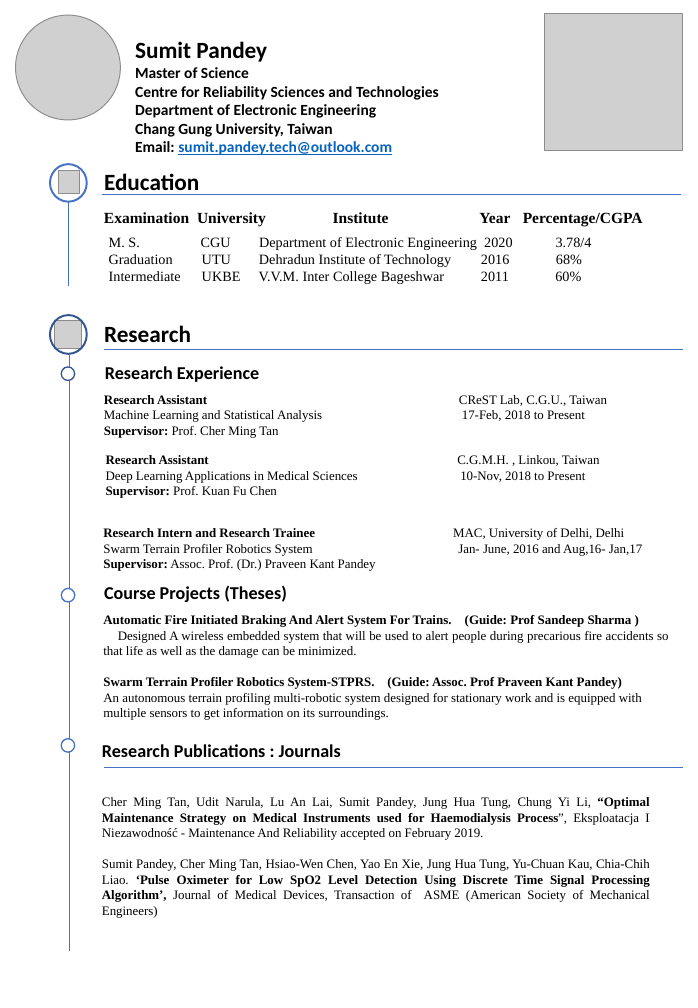
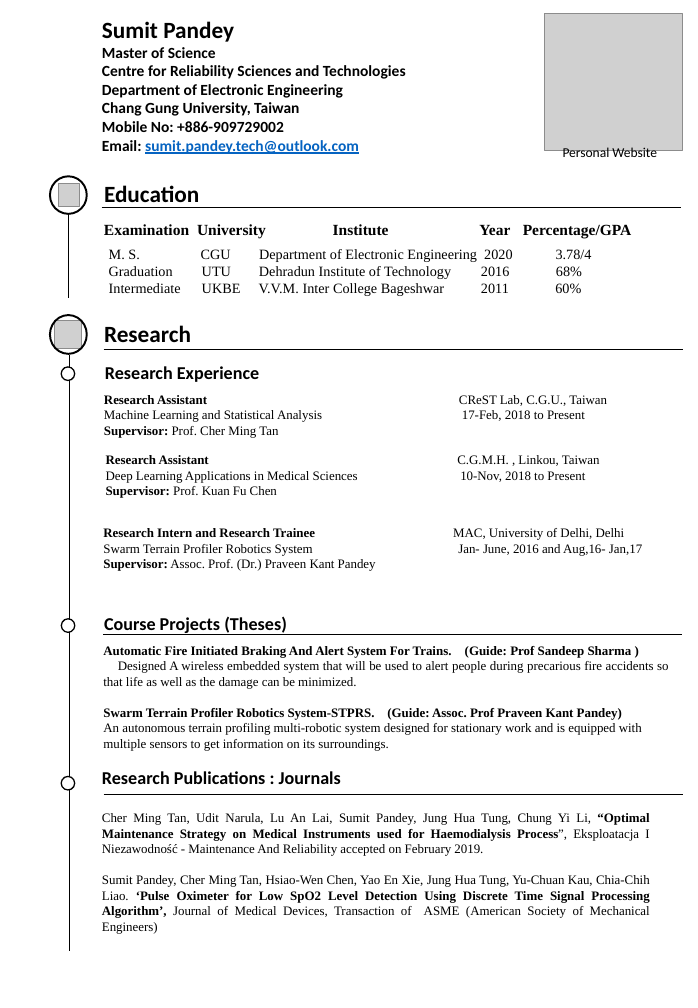
Before and after one commit to Sumit-ai/documents, a slide deck: slide 1 of sumit resume_colored BW.pptx. Drawn at 698x1008 pixels with LibreOffice and Linux fonts; fonts in the diff are those of the drawing; grey boxes stand for pictures. Boxes give left, top, right and bottom in pixels: in the first picture for what was removed or moved away, otherwise in the second. Text is boxed around its words. In the diff, an @@ line names an element or a change of style, - is before the commit and + after.

```diff
--- a/sumit resume_colored BW.pptx
+++ b/sumit resume_colored BW.pptx
@@ picture removed at (16, 15, 121, 120) @@
@@ text "Sumit Pandey": place and size @@
-text "Sumit Pandey" at (135, 41, 267, 62)
+text "Sumit Pandey" at (102, 21, 234, 42)
@@ text "Master of Science": place and size @@
-text "Master of Science" at (135, 67, 439, 155)
+text "Master of Science" at (102, 47, 406, 154)
@@ text at (102, 121, 284, 132): paragraph added @@
+Mobile No: +886-909729002
@@ text added at (563, 147, 657, 162), 10.5 pt, text #000000 @@
+Personal Website
@@ ellipse at (50, 176, 87, 213): outline #4472C4 1.5 pt to #000000 1.5 pt @@
@@ 2 texts, 2 lines, 1 picture, 1 ellipse: place and size @@
-2 texts, 2 lines, 1 picture, 1 ellipse at (50, 164, 680, 286)
+2 texts, 2 lines, 1 picture, 1 ellipse at (50, 176, 680, 298)
@@ line (101, 207) - (680, 207): stroke #4472C4 0.5 pt to #000000 0.5 pt @@
@@ line (68, 214) - (68, 298): stroke #4472C4 0.5 pt to #000000 0.5 pt @@
@@ text at (104, 224, 632, 239): text changed @@
-Examination University Institute Year Percentage/CGPA
+Examination University Institute Year Percentage/GPA
@@ ellipse at (50, 315, 87, 355): outline #325491 1.5 pt to #000000 1.5 pt @@
@@ line (69, 355) - (69, 951): stroke #4472C4 0.5 pt to #000000 0.5 pt @@
@@ line (103, 349) - (682, 349): stroke #4472C4 0.5 pt to #000000 0.5 pt @@
@@ ellipse at (61, 367, 74, 381): outline #325491 1 pt to #000000 1 pt @@
@@ 2 texts, 1 ellipse: place and size @@
-2 texts, 1 ellipse at (61, 585, 668, 720)
+2 texts, 1 ellipse at (61, 616, 668, 751)
@@ ellipse at (61, 619, 74, 633): outline #4472C4 1 pt to #000000 1 pt @@
@@ line added from (103, 634) to (682, 634), #000000 0.5 pt @@
@@ ellipse at (61, 776, 74, 790): outline #4472C4 1 pt to #000000 1 pt @@
@@ ellipse: place and size @@
-ellipse at (61, 739, 74, 753)
+ellipse at (61, 776, 74, 790)
@@ text "Research Publications : Journals": place and size @@
-text "Research Publications : Journals" at (102, 744, 341, 757)
+text "Research Publications : Journals" at (102, 771, 341, 784)
@@ text "Cher Ming Tan, Udit Narula, ...": place and size @@
-text "Cher Ming Tan, Udit Narula, ..." at (102, 797, 650, 918)
+text "Cher Ming Tan, Udit Narula, ..." at (102, 813, 650, 934)
@@ line moved from (103, 768) - (682, 768) to (103, 795) - (682, 795) @@
@@ line (103, 795) - (682, 795): stroke #4472C4 0.5 pt to #000000 0.5 pt @@
```
Also in this commit, not shown: 1 other slide changed, 2 other files.
